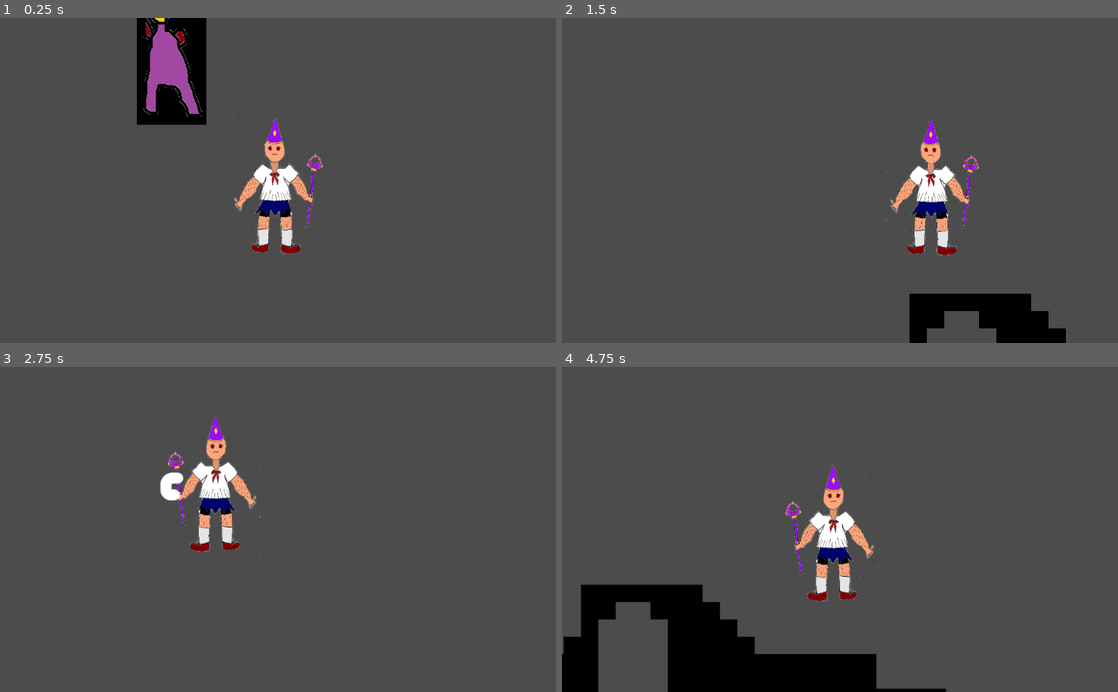
Above: before the commit, frames 1-4 (two rows, left to right).
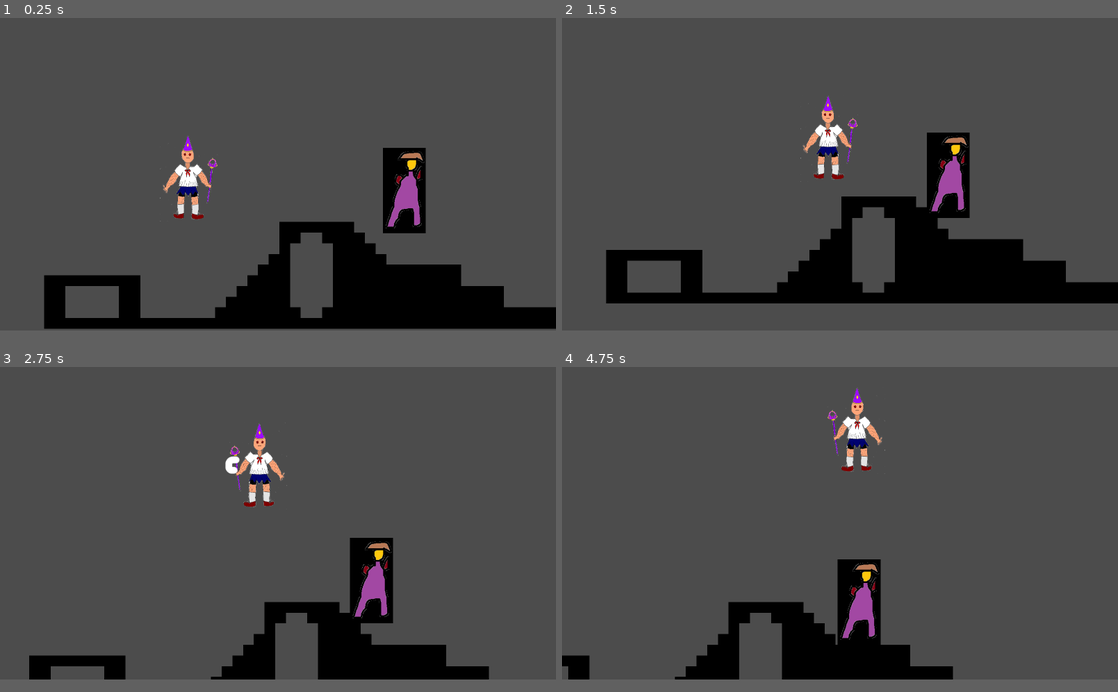
Above: after the commit, the same moments.

Repository: AntiSC2/UltimateWizard
Game: Godot game, scene res://Scenes/Arena.tscn
Same seed, same stepped clock (60 frames per second), same inputs: the game is played once before the commit and once after it.
Inputs:
- Up to frame 1 (0.25 s): no input
- Up to frame 2 (1.5 s): hold J (attack, bound only before the commit) 0.53-1.28 s; hold D (right, bound only before the commit) from 0.53 s (still down); tap Space (jump, bound only before the commit) at 0.77, 0.8, 1.07, 1.35 s
- Up to frame 3 (2.75 s): tap Space (jump, bound only before the commit) at 1.52, 1.82, 2.3 s; tap J (attack, bound only before the commit) at 1.55 s; release D (right, bound only before the commit) at 2.03 s; hold A (left, bound only before the commit) from 2.03 s (still down); hold J (attack, bound only before the commit) from 2.03 s (still down)
- Up to frame 4 (4.75 s): release A (left, bound only before the commit) at 2.78 s; release J (attack, bound only before the commit) at 2.78 s; hold D (right, bound only before the commit) 2.78-4.28 s; tap J (attack, bound only before the commit) at 2.85, 4.35 s; tap Space (jump, bound only before the commit) at 3.02, 3.32, 4.52 s; hold Space (jump, bound only before the commit) 3.53-4.28 s; hold A (left, bound only before the commit) from 4.28 s (still down)
In our replay, the window is 800x468 before the commit and 800x450 after it. These sizes can differ from the game's own. Grey fills any space a smaller window leaves; there, only what the larger window draws over its background counts as a difference.

The runs differ from the first frame. In frame 1, 22% of the frame differs, in the area x 7-100%, y 0-96%; in frame 2, 18%; in frame 3, 11%; in frame 4, 14%.

Commit message:
Big update for UltimateWizards IV
Signed-off-by: Jakob Sinclair <sinclair.jakob@mailbox.org>

Diff:
--- a/Resources/AI.gd
+++ /dev/null
@@ -1,81 +0,0 @@
-extends KinematicBody2D
-
-const SPEEDFACTOR = 100;
-
-var Left = false;
-var Right = false;
-var Vel = Vector2(0, 0);
-var Gravity = 200;
-var GravDir = Vector2(0, 1);
-var Dir = Vector2();
-var Acceleration = 2000;
-var Deacceleration = 2000;
-var Jump = false;
-var PropJump = 1;
-var PropAttack = 3;
-var PropDefence = 3;
-var PropWeight = 1;
-var PropSpeed = 8;
-var PropWizarding = 3;
-var Knocked = false;
-
-func _ready():
-	set_process(true);
-	set_physics_process(true);
-
-func _process(delta):
-	if (get_parent().has_node("Player") == true):
-		if (get_parent().get_node("Player").position.x > position.x):
-			Right = true;
-			Left = false;
-		else:
-			Left = true;
-			Right = false;
-	var move = false;
-	if (Knocked == false):
-		if (Left == true):
-			Dir.x -= 1;
-			$Sprite.flip_h = true;
-			move = true;
-		if (Right == true):
-			Dir.x += 1;
-			$Sprite.flip_h = false;
-			move = true;
-		if (Jump == true):
-			Jump = false;
-			Vel.y = -300 - ((PropJump) * 100);
-
-	Dir = Dir.normalized();
-	if (move == false && Knocked == false):
-		if (Vel.x > 0):
-			Vel.x -= (Deacceleration * PropSpeed) * delta;
-			if (Vel.x < 0):
-				Vel.x = 0;
-		elif (Vel.x < 0):
-			Vel.x += (Deacceleration * PropSpeed) * delta;
-			if (Vel.x > 0):
-				Vel.x = 0;
-	elif (Knocked == false):
-		if (Dir.x < 0 && Vel.x > -(PropSpeed * SPEEDFACTOR + 100)):
-			Vel += Dir * (Acceleration * PropSpeed) * delta;
-		elif (Dir.x > 0 && Vel.x < (PropSpeed * SPEEDFACTOR + 100)):
-			Vel += Dir * (Acceleration * PropSpeed) * delta;
-
-	Vel += (Gravity * PropWeight + 400) * GravDir * delta;
-	if (Knocked == true):
-		$Sprite.rotation = deg2rad(90);
-	else:
-		$Sprite.rotation = deg2rad(0);
-	Vel += (Gravity * PropWeight + 400) * GravDir * delta;
-
-func _jab():
-	pass
-
-func _physics_process(delta):
-	move_and_slide(Vel, Vector2(0, -1));
-	if (is_on_floor()):
-		Knocked = false;
-		Jump = true;
-		Vel.y = 0;
-	if (is_on_wall()):
-		Vel.x = 0;
--- /dev/null
+++ b/Resources/Arena.gd
@@ -0,0 +1,14 @@
+extends Node
+
+enum WIZARDS {
+	OG,
+	W117,
+	Speedo,
+	Arcane,
+	Norwegian
+}
+
+func _ready():
+	$Wizard1.Player = 1;
+	$Wizard1.set_stats(WIZARDS.Arcane);
+	$Wizard2.set_stats(WIZARDS.OG);
--- a/Resources/Jab.gd
+++ b/Resources/Jab.gd
@@ -1,5 +1,7 @@
 extends Area2D
 
+var Player = -1;
+var Attack = 0;
 var Life = 0.1;
 
 func _ready():
@@ -11,9 +13,5 @@
 		queue_free();
 
 func _on_Jab_body_entered(body):
-	if (body.has_method("_jab") == true):
-		body.Knocked = true;
-		if ($Sprite.flip_h == false):
-			body.Vel = Vector2(1000, -500);
-		else:
-			body.Vel = Vector2(-1000, -500);
+	if (body.has_method("jab") == true && body.Player != Player):
+		body.jab(Attack, $Sprite.flip_h);
--- /dev/null
+++ b/Resources/MainFont.tres
@@ -0,0 +1,11 @@
+[gd_resource type="DynamicFont" load_steps=2 format=2]
+
+[ext_resource path="res://Resources/Fonts/FrederickatheGreat-Regular.ttf" type="DynamicFontData" id=1]
+
+[resource]
+
+size = 80
+use_mipmaps = false
+use_filter = false
+font_data = ExtResource( 1 )
+_sections_unfolded = [ "Extra Spacing", "Font", "Resource", "Settings" ]
--- /dev/null
+++ b/Resources/MainFontSmall.tres
@@ -0,0 +1,11 @@
+[gd_resource type="DynamicFont" load_steps=2 format=2]
+
+[ext_resource path="res://Resources/Fonts/FrederickatheGreat-Regular.ttf" type="DynamicFontData" id=1]
+
+[resource]
+
+size = 40
+use_mipmaps = false
+use_filter = false
+font_data = ExtResource( 1 )
+_sections_unfolded = [ "Extra Spacing", "Font", "Resource", "Settings" ]
--- /dev/null
+++ b/Resources/MainFontVerySmall.tres
@@ -0,0 +1,11 @@
+[gd_resource type="DynamicFont" load_steps=2 format=2]
+
+[ext_resource path="res://Resources/Fonts/FrederickatheGreat-Regular.ttf" type="DynamicFontData" id=1]
+
+[resource]
+
+size = 20
+use_mipmaps = false
+use_filter = false
+font_data = ExtResource( 1 )
+_sections_unfolded = [ "Extra Spacing", "Font", "Resource", "Settings" ]
--- a/Resources/Player.gd
+++ /dev/null
@@ -1,88 +0,0 @@
-extends KinematicBody2D
-
-const SPEEDFACTOR = 100;
-
-var CooldownMax = 0.3;
-var Cooldown = CooldownMax;
-var Vel = Vector2(0, 0);
-var Gravity = 200;
-var GravDir = Vector2(0, 1);
-var Dir = Vector2();
-var Acceleration = 2000;
-var Deacceleration = 2000;
-var Jump = false;
-var PropJump = 3;
-var PropAttack = 1;
-var PropDefence = 3;
-var PropWeight = 0;
-var PropSpeed = 3;
-var PropWizarding = 3;
-var Knocked = false;
-
-func _ready():
-	set_process(true);
-	set_physics_process(true);
-
-func _process(delta):
-	var move = false;
-
-	if (Cooldown < 0):
-		Cooldown = 0;
-	elif (Cooldown > 0):
-		Cooldown -= delta;
-
-	if (Input.is_action_pressed("left")):
-		Dir.x -= 1;
-		$Sprite.flip_h = true;
-		move = true;
-	if (Input.is_action_pressed("right")):
-		Dir.x += 1;
-		$Sprite.flip_h = false;
-		move = true;
-	if (Input.is_action_pressed("jump") && Jump == true):
-		Jump = false;
-		Vel.y = -300 - ((PropJump) * 100);
-
-	if (Input.is_action_pressed("attack") && Cooldown == 0):
-		Cooldown = CooldownMax;
-		var jab = preload("res://Scenes/Jab.tscn").instance();
-		jab.get_node("Sprite").flip_h = $Sprite.flip_h;
-
-		get_parent().add_child(jab);
-		if ($Sprite.flip_h == false):
-			jab.position = position + Vector2(96, 0);
-		else:
-			jab.position = position - Vector2(96, 0);
-
-	Dir = Dir.normalized();
-	if (move == false):
-		if (Vel.x > 0):
-			Vel.x -= (Deacceleration * PropSpeed) * delta;
-			if (Vel.x < 0):
-				Vel.x = 0;
-		elif (Vel.x < 0):
-			Vel.x += (Deacceleration * PropSpeed) * delta;
-			if (Vel.x > 0):
-				Vel.x = 0;
-	else:
-		if (Dir.x < 0 && Vel.x > -(PropSpeed * SPEEDFACTOR + 100)):
-			Vel += Dir * (Acceleration * PropSpeed) * delta;
-		elif (Dir.x > 0 && Vel.x < (PropSpeed * SPEEDFACTOR + 100)):
-			Vel += Dir * (Acceleration * PropSpeed) * delta;
-
-	if (Knocked == true):
-		$Sprite.rotation = deg2rad(90);
-	else:
-		$Sprite.rotation = deg2rad(0);
-	Vel += (Gravity * PropWeight + 400) * GravDir * delta;
-
-func _jab():
-	pass
-
-func _physics_process(delta):
-	move_and_slide(Vel, Vector2(0, -1));
-	if (is_on_floor()):
-		Jump = true;
-		Vel.y = 0;
-	if (is_on_wall()):
-		Vel.x = 0;
--- /dev/null
+++ b/Resources/Wizard.gd
@@ -0,0 +1,228 @@
+extends KinematicBody2D
+
+const SPEEDFACTOR = 100;
+const BALANCERECOVERY = 1;
+const KNOCKEDRECOVERY = 2;
+
+enum WIZARDS {
+	OG,
+	W117,
+	Speedo,
+	Arcane,
+	Norwegian
+}
+
+var Wizard = WIZARDS.OG;
+var Player = 0;
+var Left = false;
+var Right = false;
+var CooldownMax = 0.3;
+var Cooldown = CooldownMax;
+var Vel = Vector2(0, 0);
+var Gravity = 200;
+var GravDir = Vector2(0, 1);
+var Dir = Vector2();
+var Acceleration = 2000;
+var Deacceleration = 2000;
+var Jump = false;
+var WantJump = false;
+var PropJump = 3;
+var PropAttack = 1;
+var PropDefence = 3;
+var PropWeight = 0;
+var PropSpeed = 3;
+var PropWizarding = 3;
+var Balance = PropDefence;
+var Recovery = 0;
+var Knocked = false;
+var Percent = 0;
+
+func _ready():
+	set_process(true);
+	set_physics_process(true);
+
+func _process(delta):
+	var move = false;
+
+	# Recovery Cooldown
+	if (Balance < PropDefence || Knocked == true):
+		Recovery += delta;
+		if (Recovery >= BALANCERECOVERY && Knocked == false):
+			Recovery = 0;
+			Balance += 1;
+		elif (Recovery >= KNOCKEDRECOVERY && Knocked == true):
+			Recovery = 0;
+			Knocked = false;
+			Balance += 1;
+
+	# Attack Cooldown
+	if (Cooldown < 0):
+		Cooldown = 0;
+	elif (Cooldown > 0):
+		Cooldown -= delta;
+
+	# Player Controls
+	if (Player > 0):
+		if (Input.is_action_pressed("left" + var2str(Player))):
+			Dir.x -= 1;
+			$Sprite.flip_h = true;
+			move = true;
+		if (Input.is_action_pressed("right" + var2str(Player))):
+			Dir.x += 1;
+			$Sprite.flip_h = false;
+			move = true;
+		if (Input.is_action_pressed("jump" + var2str(Player)) && Jump == true):
+			_jump();
+
+		if (Input.is_action_pressed("attack" + var2str(Player)) && Cooldown == 0):
+			_attack();
+
+	# AI
+	if (Player == 0):
+		# AI Logic
+		if (get_parent().has_node("Wizard1") == true):
+			if (get_parent().get_node("Wizard1").position.x > position.x):
+				Right = true;
+				Left = false;
+			else:
+				Left = true;
+				Right = false;
+		var prop_chance = rand_range(0.0, 1000.0);
+		if (prop_chance >= 990.0 && prop_chance <= 999.9):
+			WantJump = true;
+		else:
+			WantJump = false;
+		# AI Controls
+		if (Left == true):
+			Dir.x -= 1;
+			$Sprite.flip_h = true;
+			move = true;
+		if (Right == true):
+			Dir.x += 1;
+			$Sprite.flip_h = false;
+			move = true;
+		if (Jump == true && WantJump == true):
+			_jump();
+
+	# Physics movement
+	Dir = Dir.normalized();
+	if ((move == false && Knocked == false) || (Knocked == true && is_on_floor())):
+		if (Vel.x > 0):
+			Vel.x -= (Deacceleration * PropSpeed + 100) * delta;
+			if (Vel.x < 0):
+				Vel.x = 0;
+		elif (Vel.x < 0):
+			Vel.x += (Deacceleration * PropSpeed + 100) * delta;
+			if (Vel.x > 0):
+				Vel.x = 0;
+	elif (Knocked == false):
+		if (Dir.x < 0 && Vel.x > -(PropSpeed * SPEEDFACTOR + 100)):
+			Vel += Dir * (Acceleration * PropSpeed) * delta;
+		elif (Dir.x > 0 && Vel.x < (PropSpeed * SPEEDFACTOR + 100)):
+			Vel += Dir * (Acceleration * PropSpeed) * delta;
+
+	if (Knocked == true):
+		$Sprite.rotation = deg2rad(90);
+	else:
+		$Sprite.rotation = deg2rad(0);
+	Vel += (Gravity * PropWeight + 400) * GravDir * delta;
+
+func _jump():
+	if (Knocked == false):
+		Jump = false;
+		Vel.y = -300 - ((PropJump) * 100);
+
+func _attack():
+	Cooldown = CooldownMax;
+	var jab = preload("res://Scenes/Jab.tscn").instance();
+	jab.Player = Player;
+	jab.Attack = PropAttack;
+	jab.get_node("Sprite").flip_h = $Sprite.flip_h;
+	if ($Sprite.flip_h == true):
+		jab.get_node("Sprite").rotation = -PI;
+		jab.rotation = PI;
+
+	get_parent().add_child(jab);
+	if ($Sprite.flip_h == false):
+		jab.position = position + Vector2(96, 0);
+	else:
+		jab.position = position - Vector2(96, 0);
+
+func jab(attack, left):
+	Percent += 11 - PropDefence;
+	# Get hit by jab
+	if (left == false):
+		Vel += Vector2(100 + (attack * 50), -300 - (attack * 100));
+	else:
+		Vel += Vector2(-100 - (attack * 50), -300 - (attack * 100));
+	Balance -= 1;
+	print("Balance: " + var2str(Balance));
+	if (Balance <= 0):
+		knock();
+
+func knock():
+	Balance = 0;
+	Knocked = true;
+	Recovery = 0;
+
+func set_stats(wizard):
+	Wizard = wizard;
+	if (Wizard == WIZARDS.OG):
+		$Sprite.texture = preload("res://Textures/wizard1.png");
+		$Sprite.scale = Vector2(1, 1);
+		PropAttack = 6;
+		PropWizarding = 6;
+		PropSpeed = 6;
+		PropDefence = 6;
+		PropJump = 6;
+		PropWeight = 6;
+		Balance = PropDefence;
+	elif (Wizard == WIZARDS.W117):
+		$Sprite.texture = preload("res://Textures/wizard1.png");
+		$Sprite.scale = Vector2(1, 1);
+		PropAttack = 4;
+		PropWizarding = 0;
+		PropSpeed = 3;
+		PropDefence = 4;
+		PropJump = 2;
+		PropWeight = 2;
+		Balance = PropDefence;
+	elif (Wizard == WIZARDS.Speedo):
+		$Sprite.texture = preload("res://Textures/wizard1.png");
+		$Sprite.scale = Vector2(1, 1);
+		PropAttack = 2;
+		PropWizarding = 2;
+		PropSpeed = 8;
+		PropDefence = 0;
+		PropJump = 3;
+		PropWeight = 0;
+		Balance = PropDefence;
+	elif (Wizard == WIZARDS.Arcane):
+		$Sprite.texture = preload("res://Textures/wizard2.png");
+		$Sprite.scale = Vector2(0.4, 0.5);
+		PropAttack = 1;
+		PropWizarding = 7;
+		PropSpeed = 3;
+		PropDefence = 1;
+		PropJump = 3;
+		PropWeight = 0;
+		Balance = PropDefence;
+	elif (Wizard == WIZARDS.Norwegian):
+		$Sprite.texture = preload("res://Textures/wizard1.png");
+		$Sprite.scale = Vector2(1, 1);
+		PropAttack = 1;
+		PropWizarding = 8;
+		PropSpeed = 1;
+		PropDefence = 3;
+		PropJump = 1;
+		PropWeight = 1;
+		Balance = PropDefence;
+
+func _physics_process(delta):
+	# Process movement
+	move_and_slide(Vel, Vector2(0, -1));
+	if (is_on_floor()):
+		Jump = true;
+		Vel.y = 0;
+	if (is_on_wall()):
+		Vel.x = 0;
--- a/Scenes/AI.tscn
+++ /dev/null
@@ -1,26 +0,0 @@
-[gd_scene load_steps=4 format=2]
-
-[ext_resource path="res://Resources/AI.gd" type="Script" id=1]
-[ext_resource path="res://Textures/wizard1.png" type="Texture" id=2]
-
-[sub_resource type="RectangleShape2D" id=1]
-
-custom_solver_bias = 0.0
-extents = Vector2( 64, 128 )
-
-[node name="AI" type="KinematicBody2D"]
-
-input_pickable = false
-collision_layer = 2
-collision_mask = 3
-collision/safe_margin = 0.08
-script = ExtResource( 1 )
-_sections_unfolded = [ "Collision" ]
-
-[node name="Shape" type="CollisionShape2D" parent="." index="0"]
-
-shape = SubResource( 1 )
-
-[node name="Sprite" type="Sprite" parent="." index="1"]
-
-texture = ExtResource( 2 )
--- a/Scenes/Arena.tscn
+++ b/Scenes/Arena.tscn
@@ -1,16 +1,17 @@
-[gd_scene load_steps=5 format=2]
+[gd_scene load_steps=4 format=2]
 
-[ext_resource path="res://Resources/Arena.tres" type="TileSet" id=1]
-[ext_resource path="res://Scenes/Player.tscn" type="PackedScene" id=2]
-[ext_resource path="res://Resources/Player.gd" type="Script" id=3]
-[ext_resource path="res://Scenes/AI.tscn" type="PackedScene" id=4]
+[ext_resource path="res://Resources/Arena.gd" type="Script" id=1]
+[ext_resource path="res://Resources/Arena.tres" type="TileSet" id=2]
+[ext_resource path="res://Scenes/Wizard.tscn" type="PackedScene" id=3]
 
-[node name="Root" type="Node"]
+[node name="Root" type="Node" index="0"]
+
+script = ExtResource( 1 )
 
 [node name="Arena" type="TileMap" parent="." index="0"]
 
 mode = 0
-tile_set = ExtResource( 1 )
+tile_set = ExtResource( 2 )
 cell_size = Vector2( 32, 32 )
 cell_quadrant_size = 16
 cell_custom_transform = Transform2D( 1, 0, 0, 1, 0, 0 )
@@ -28,21 +29,20 @@
 tile_data = PoolIntArray( 1441815, 0, 0, 1441816, 0, 0, 1441817, 0, 0, 1441818, 0, 0, 1441819, 0, 0, 1441820, 0, 0, 144 …(3207 unchanged characters)…
 _sections_unfolded = [ "Cell" ]
 
-[node name="Player" parent="." index="1" instance=ExtResource( 2 )]
+[node name="Wizard1" parent="." index="1" instance=ExtResource( 3 )]
 
-position = Vector2( 418, 266 )
-script = ExtResource( 3 )
+position = Vector2( 468.047, 561.202 )
 
-[node name="Cam" type="Camera2D" parent="Player" index="2"]
+[node name="Cam" type="Camera2D" parent="Wizard1" index="2"]
 
 anchor_mode = 1
 rotating = true
 current = true
 zoom = Vector2( 1, 1 )
 limit_left = -100
-limit_top = -100
-limit_right = 2000
-limit_bottom = 1100
+limit_top = 0
+limit_right = 2050
+limit_bottom = 1200
 limit_smoothed = false
 drag_margin_h_enabled = true
 drag_margin_v_enabled = true
@@ -57,6 +57,36 @@
 editor_draw_screen = true
 editor_draw_limits = false
 editor_draw_drag_margin = false
-_sections_unfolded = [ "Transform" ]
+_sections_unfolded = [ "Limit", "Smoothing" ]
 
-[node name="AI" parent="." index="2" instance=ExtResource( 4 )]
+[node name="GUI" type="Control" parent="Wizard1/Cam" index="0"]
+
+visible = false
+anchor_left = 0.0
+anchor_top = 0.0
+anchor_right = 1.0
+anchor_bottom = 1.0
+rect_min_size = Vector2( 400, 100 )
+rect_pivot_offset = Vector2( 0, 0 )
+mouse_filter = 0
+mouse_default_cursor_shape = 0
+size_flags_horizontal = 1
+size_flags_vertical = 1
+_sections_unfolded = [ "Anchor", "Margin", "Rect" ]
+
+[node name="Panel" type="Panel" parent="Wizard1/Cam/GUI" index="0"]
+
+anchor_left = 0.0
+anchor_top = 0.0
+anchor_right = 1.0
+anchor_bottom = 1.0
+rect_pivot_offset = Vector2( 0, 0 )
+mouse_filter = 0
+mouse_default_cursor_shape = 0
+size_flags_horizontal = 1
+size_flags_vertical = 1
+_sections_unfolded = [ "Anchor", "Margin" ]
+
+[node name="Wizard2" parent="." index="2" instance=ExtResource( 3 )]
+
+position = Vector2( 1276.91, 563.474 )
--- a/Scenes/Jab.tscn
+++ b/Scenes/Jab.tscn
@@ -6,17 +6,17 @@
 [sub_resource type="RectangleShape2D" id=1]
 
 custom_solver_bias = 0.0
-extents = Vector2( 24, 24 )
+extents = Vector2( 64, 24 )
 
-[node name="Jab" type="Area2D" index="0"]
+[node name="Jab" type="Area2D"]
 
 input_pickable = true
 gravity_vec = Vector2( 0, 1 )
 gravity = 98.0
 linear_damp = 0.1
 angular_damp = 1.0
-collision_layer = 2
-collision_mask = 0
+collision_layer = 0
+collision_mask = 2
 audio_bus_override = false
 audio_bus_name = "Master"
 script = ExtResource( 1 )
@@ -24,7 +24,9 @@
 
 [node name="Shape" type="CollisionShape2D" parent="." index="0"]
 
+position = Vector2( -43, 0 )
 shape = SubResource( 1 )
+_sections_unfolded = [ "Transform" ]
 
 [node name="Sprite" type="Sprite" parent="." index="1"]
 
--- /dev/null
+++ b/Scenes/Menu.tscn
@@ -0,0 +1,190 @@
+[gd_scene load_steps=5 format=2]
+
+[ext_resource path="res://Textures/Dragon.png" type="Texture" id=1]
+[ext_resource path="res://Resources/MainFontVerySmall.tres" type="DynamicFont" id=2]
+[ext_resource path="res://Resources/MainFont.tres" type="DynamicFont" id=3]
+[ext_resource path="res://Resources/MainFontSmall.tres" type="DynamicFont" id=4]
+
+[node name="Menu" type="Control"]
+
+anchor_left = 0.0
+anchor_top = 0.0
+anchor_right = 1.0
+anchor_bottom = 1.0
+rect_pivot_offset = Vector2( 0, 0 )
+mouse_filter = 0
+mouse_default_cursor_shape = 0
+size_flags_horizontal = 1
+size_flags_vertical = 1
+_sections_unfolded = [ "Anchor", "Margin" ]
+
+[node name="Backdrop" type="TextureRect" parent="." index="0"]
+
+anchor_left = 0.0
+anchor_top = 0.0
+anchor_right = 1.0
+anchor_bottom = 1.0
+rect_pivot_offset = Vector2( 0, 0 )
+mouse_filter = 1
+mouse_default_cursor_shape = 0
+size_flags_horizontal = 1
+size_flags_vertical = 1
+texture = ExtResource( 1 )
+expand = true
+_sections_unfolded = [ "Anchor", "Margin" ]
+
+[node name="Artwork" type="Label" parent="." index="1"]
+
+anchor_left = 0.0
+anchor_top = 0.0
+anchor_right = 1.0
+anchor_bottom = 1.0
+rect_min_size = Vector2( 732, 187 )
+rect_pivot_offset = Vector2( 0, 0 )
+rect_clip_content = true
+mouse_filter = 0
+mouse_default_cursor_shape = 0
+size_flags_horizontal = 1
+size_flags_vertical = 1
+custom_fonts/font = ExtResource( 2 )
+text = "Backdrop created by David Revoy"
+valign = 2
+percent_visible = 1.0
+lines_skipped = 0
+max_lines_visible = -1
+_sections_unfolded = [ "Anchor", "Margin", "Rect", "custom_fonts" ]
+
+[node name="Title" type="Label" parent="." index="2"]
+
+anchor_left = 0.0
+anchor_top = 0.1
+anchor_right = 1.0
+anchor_bottom = 0.3
+rect_min_size = Vector2( 732, 187 )
+rect_pivot_offset = Vector2( 0, 0 )
+rect_clip_content = true
+mouse_filter = 0
+mouse_default_cursor_shape = 0
+size_flags_horizontal = 1
+size_flags_vertical = 1
+custom_fonts/font = ExtResource( 3 )
+text = "Ultimate Wizard IV"
+align = 1
+percent_visible = 1.0
+lines_skipped = 0
+max_lines_visible = -1
+_sections_unfolded = [ "Anchor", "Margin", "Rect", "custom_fonts" ]
+
+[node name="Box" type="VBoxContainer" parent="." index="3"]
+
+anchor_left = 0.2
+anchor_top = 0.3
+anchor_right = 0.8
+anchor_bottom = 0.8
+rect_pivot_offset = Vector2( 0, 0 )
+mouse_filter = 1
+mouse_default_cursor_shape = 0
+size_flags_horizontal = 1
+size_flags_vertical = 1
+custom_constants/separation = 32
+alignment = 0
+_sections_unfolded = [ "Anchor", "Margin", "Theme", "custom_constants" ]
+
+[node name="Play" type="Button" parent="Box" index="0"]
+
+anchor_left = 0.0
+anchor_top = 0.0
+anchor_right = 0.0
+anchor_bottom = 0.0
+margin_right = 998.0
+margin_bottom = 92.0
+rect_pivot_offset = Vector2( 0, 0 )
+focus_mode = 2
+mouse_filter = 0
+mouse_default_cursor_shape = 0
+size_flags_horizontal = 1
+size_flags_vertical = 3
+custom_fonts/font = ExtResource( 4 )
+toggle_mode = false
+enabled_focus_mode = 2
+shortcut = null
+group = null
+text = "Play"
+flat = false
+align = 1
+_sections_unfolded = [ "custom_fonts" ]
+
+[node name="Options" type="Button" parent="Box" index="1"]
+
+anchor_left = 0.0
+anchor_top = 0.0
+anchor_right = 0.0
+anchor_bottom = 0.0
+margin_top = 124.0
+margin_right = 998.0
+margin_bottom = 216.0
+rect_pivot_offset = Vector2( 0, 0 )
+focus_mode = 2
+mouse_filter = 0
+mouse_default_cursor_shape = 0
+size_flags_horizontal = 1
+size_flags_vertical = 3
+custom_fonts/font = ExtResource( 4 )
+toggle_mode = false
+enabled_focus_mode = 2
+shortcut = null
+group = null
+text = "Options"
+flat = false
+align = 1
+_sections_unfolded = [ "Size Flags", "custom_fonts" ]
+
+[node name="Credits" type="Button" parent="Box" index="2"]
+
+anchor_left = 0.0
+anchor_top = 0.0
+anchor_right = 0.0
+anchor_bottom = 0.0
+margin_top = 248.0
+margin_right = 998.0
+margin_bottom = 340.0
+rect_pivot_offset = Vector2( 0, 0 )
+focus_mode = 2
+mouse_filter = 0
+mouse_default_cursor_shape = 0
+size_flags_horizontal = 1
+size_flags_vertical = 3
+custom_fonts/font = ExtResource( 4 )
+toggle_mode = false
+enabled_focus_mode = 2
+shortcut = null
+group = null
+text = "Credits"
+flat = false
+align = 1
+_sections_unfolded = [ "Size Flags", "custom_fonts" ]
+
+[node name="Quit" type="Button" parent="Box" index="3"]
+
+anchor_left = 0.0
+anchor_top = 0.0
+anchor_right = 0.0
+anchor_bottom = 0.0
+margin_top = 372.0
+margin_right = 998.0
+margin_bottom = 467.0
+rect_pivot_offset = Vector2( 0, 0 )
+focus_mode = 2
+mouse_filter = 0
+mouse_default_cursor_shape = 0
+size_flags_horizontal = 1
+size_flags_vertical = 3
+custom_fonts/font = ExtResource( 4 )
+toggle_mode = false
+enabled_focus_mode = 2
+shortcut = null
+group = null
+text = "Quit"
+flat = false
+align = 1
+_sections_unfolded = [ "Size Flags", "custom_fonts" ]
--- a/Scenes/Player.tscn
+++ /dev/null
@@ -1,26 +0,0 @@
-[gd_scene load_steps=3 format=2]
-
-[ext_resource path="res://Textures/wizard2.png" type="Texture" id=1]
-
-[sub_resource type="RectangleShape2D" id=1]
-
-custom_solver_bias = 0.0
-extents = Vector2( 64, 128 )
-
-[node name="Player" type="KinematicBody2D"]
-
-input_pickable = false
-collision_layer = 4
-collision_mask = 1
-collision/safe_margin = 0.08
-_sections_unfolded = [ "Collision" ]
-
-[node name="Sprite" type="Sprite" parent="." index="0"]
-
-scale = Vector2( 0.4, 0.5 )
-texture = ExtResource( 1 )
-_sections_unfolded = [ "Offset", "Transform", "Visibility" ]
-
-[node name="Shape" type="CollisionShape2D" parent="." index="1"]
-
-shape = SubResource( 1 )
--- /dev/null
+++ b/Scenes/Wizard.tscn
@@ -0,0 +1,28 @@
+[gd_scene load_steps=4 format=2]
+
+[ext_resource path="res://Resources/Wizard.gd" type="Script" id=1]
+[ext_resource path="res://Textures/wizard2.png" type="Texture" id=2]
+
+[sub_resource type="RectangleShape2D" id=1]
+
+custom_solver_bias = 0.0
+extents = Vector2( 64, 128 )
+
+[node name="Wizard" type="KinematicBody2D"]
+
+input_pickable = false
+collision_layer = 2
+collision_mask = 1
+collision/safe_margin = 0.08
+script = ExtResource( 1 )
+_sections_unfolded = [ "Collision" ]
+
+[node name="Sprite" type="Sprite" parent="." index="0"]
+
+scale = Vector2( 0.4, 0.5 )
+texture = ExtResource( 2 )
+_sections_unfolded = [ "Offset", "Transform", "Visibility" ]
+
+[node name="Shape" type="CollisionShape2D" parent="." index="1"]
+
+shape = SubResource( 1 )
--- a/project.godot
+++ b/project.godot
@@ -10,20 +10,27 @@
 
 [application]
 
-config/name="UltimateWizards"
+config/name="Ultimate Wizards IV"
 run/main_scene="res://Scenes/Arena.tscn"
 config/icon="res://icon.png"
+run/name="Ultimate Wizards IV"
+
+[display]
+
+window/size/width=1664
+window/size/height=936
+window/stretch/aspect="keep_width"
 
 [input]
 
-left=[ Object(InputEventKey,"resource_local_to_scene":false,"resource_name":"","device":0,"alt":false,"shift":false,"control":false,"meta":false,"command":false,"pressed":false,"scancode":65,"unicode":0,"echo":false,"script":null)
+left1=[ Object(InputEventKey,"resource_local_to_scene":false,"resource_name":"","device":0,"alt":false,"shift":false,"control":false,"meta":false,"command":false,"pressed":false,"scancode":65,"unicode":0,"echo":false,"script":null)
  ]
-right=[ Object(InputEventKey,"resource_local_to_scene":false,"resource_name":"","device":0,"alt":false,"shift":false,"control":false,"meta":false,"command":false,"pressed":false,"scancode":68,"unicode":0,"echo":false,"script":null)
+right1=[ Object(InputEventKey,"resource_local_to_scene":false,"resource_name":"","device":0,"alt":false,"shift":false,"control":false,"meta":false,"command":false,"pressed":false,"scancode":68,"unicode":0,"echo":false,"script":null)
  ]
-jump=[ Object(InputEventKey,"resource_local_to_scene":false,"resource_name":"","device":0,"alt":false,"shift":false,"control":false,"meta":false,"command":false,"pressed":false,"scancode":32,"unicode":0,"echo":false,"script":null)
+jump1=[ Object(InputEventKey,"resource_local_to_scene":false,"resource_name":"","device":0,"alt":false,"shift":false,"control":false,"meta":false,"command":false,"pressed":false,"scancode":32,"unicode":0,"echo":false,"script":null)
 , Object(InputEventKey,"resource_local_to_scene":false,"resource_name":"","device":0,"alt":false,"shift":false,"control":false,"meta":false,"command":false,"pressed":false,"scancode":87,"unicode":0,"echo":false,"script":null)
  ]
-attack=[ Object(InputEventKey,"resource_local_to_scene":false,"resource_name":"","device":0,"alt":false,"shift":false,"control":false,"meta":false,"command":false,"pressed":false,"scancode":74,"unicode":0,"echo":false,"script":null)
+attack1=[ Object(InputEventKey,"resource_local_to_scene":false,"resource_name":"","device":0,"alt":false,"shift":false,"control":false,"meta":false,"command":false,"pressed":false,"scancode":74,"unicode":0,"echo":false,"script":null)
  ]
 
 [rendering]
Binary file added: Resources/Fonts/FrederickatheGreat-Regular.ttf
Not shown, added: Resources/Fonts/OFL.txt
Not shown, added: Textures/Dragon.png.import
Not shown, added: Textures/Dragon.png
